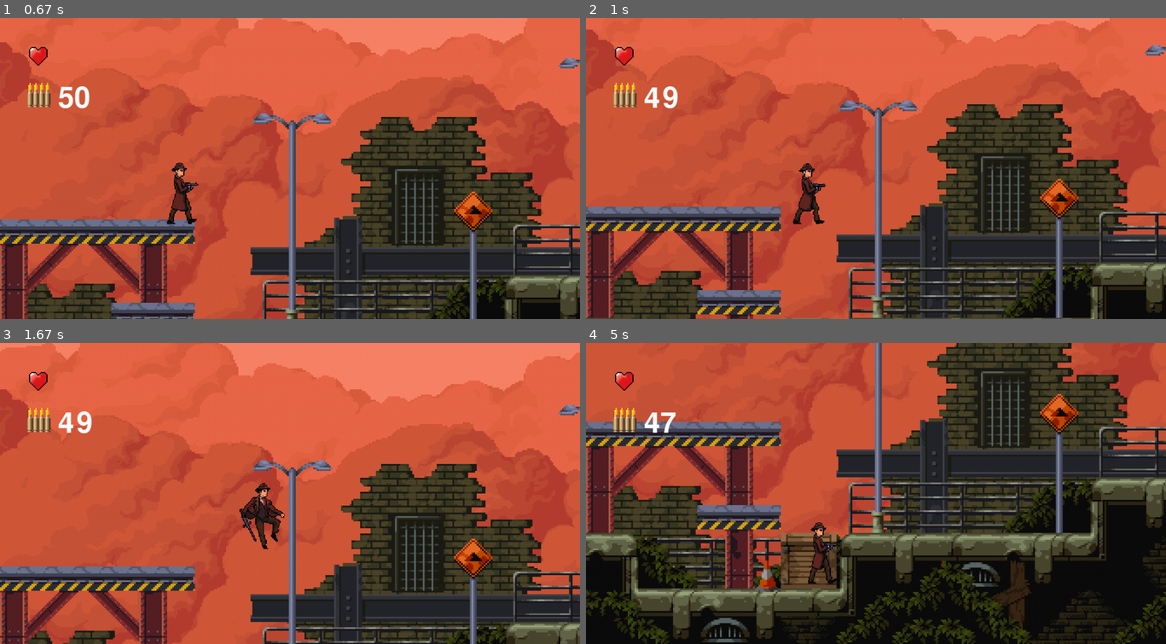
Above: before the commit, frames 1-4 (two rows, left to right).
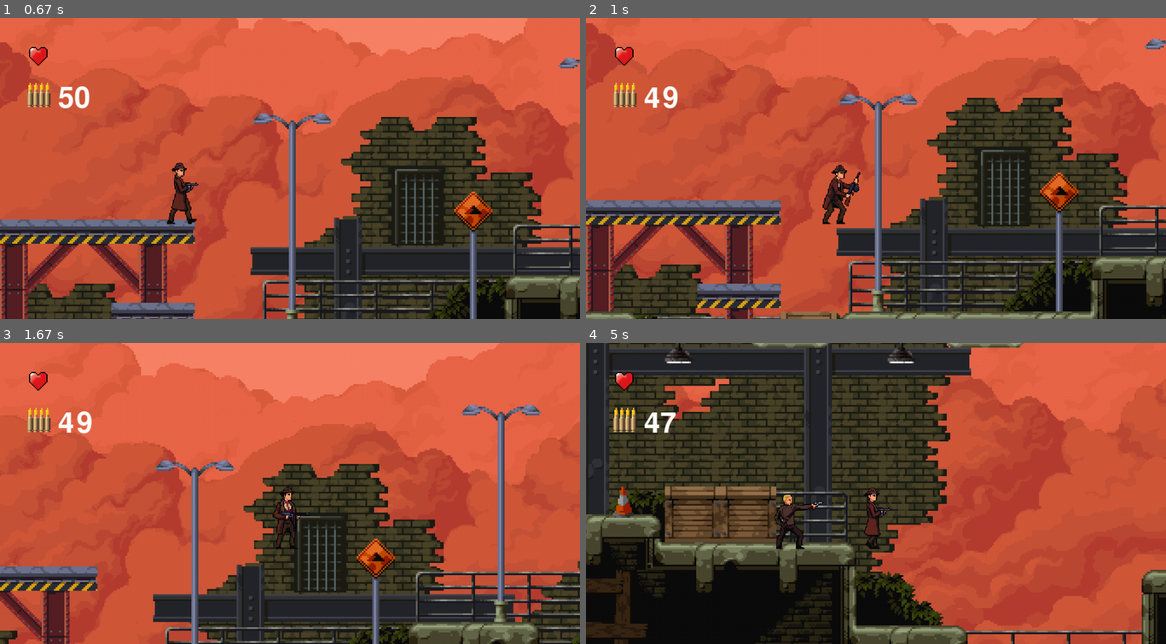
Above: after the commit, the same moments.

Repository: lucas-agnoletto/PyGame
Game: pygame game, started from jogo2.py
Two runs of this game, one before a commit and one after it. Both use one fixed random seed, a clock stepped at 60 frames per second and the inputs below.
Inputs:
- Up to frame 1 (0.67 s): hold J from 0.33 s (still down); hold D from 0.33 s (still down)
- Up to frame 2 (1 s): release J at 0.8 s; release D at 0.8 s; hold D from 0.83 s (still down); tap J at 0.9 s; tap Space at 0.98 s
- Up to frame 3 (1.67 s): tap J at 1.2, 1.4 s; release D at 1.3 s; hold W 1.33-1.63 s
- Up to frame 4 (5 s): hold D 1.67-2.13 s; tap J at 1.73, 2.03, 2.23, 2.53, 2.8, 3.1, 3.23, 3.63, 3.93, 4.3, 4.6, 4.8 s; hold A 2.17-2.7 s; tap Space at 2.32, 3.72 s; hold A 2.73-3.13 s; hold W 3.17-3.53 s; hold D 3.57-4.2 s; hold A 4.23-4.7 s; hold D from 4.73 s (still down)

Frame 1 is identical in both runs. In frame 2, 24% of the frame differs, in the area x 0-100%, y 0-100%; in frame 3, 43%; in frame 4, 87%.

Commit message:
implementaçao do inimigo1 completa, adicao de ataque corporal ao player

Diff:
--- a/assets.py
+++ b/assets.py
@@ -25,6 +25,23 @@
     return sprites
 def load_assets():
     assets = {}
+    # Fundo ajustes
+    fundo = pygame.image.load('assets/img/fundo.png').convert_alpha()
+    fundo_larg = int(fundo.get_width()*3)
+    fundo_alt = int(fundo.get_height()*3)
+    # Background
+    assets['fundo'] = pygame.transform.scale(fundo,(fundo_larg,fundo_alt))
+    # Para interface
+    municao = pygame.image.load('assets/img/Munição(gangster).png').convert_alpha()
+    municao = pygame.transform.scale(municao,(municao.get_width()*2,municao.get_height()*2))
+    assets['munição'] = municao
+    vida = pygame.image.load('assets/img/Vida.png').convert_alpha()
+    vida = pygame.transform.scale(vida,(vida.get_width()*2,vida.get_height()*2))
+    assets['vida'] = vida
+    assets['bullet'] = pygame.image.load('assets/img/Munição(gangster).png').convert_alpha()
+    # Sons
+    assets['shot_sound'] = pygame.mixer.Sound('assets/som/Tiro.ogg')
+    assets['trilha_sonora'] = pygame.mixer.Sound('assets/som/Track06.ogg')
     # ASSETS DO PLAYER:
     # Carrega e corta sprites
     personagem = pygame.image.load('assets/img/Gangster.png').convert_alpha()
@@ -41,7 +58,8 @@
     recarga = load_spritesheet(recarga,1,17)
     morto = pygame.image.load('assets/img/Gangster(morto).png').convert_alpha()
     morto = load_spritesheet(morto,1,5)
-
+    porrada = pygame.image.load('assets/img/Gangster(porrada).png').convert_alpha()
+    porrada = load_spritesheet(porrada,1,3)
     # Define o tamanho do personagem
     escala = 1.5
     nova_largura = int(personagem[0].get_width() * escala)
@@ -66,6 +84,8 @@
     # Recarga
     for i in range(len(recarga)):
         recarga[i] = pygame.transform.scale(recarga[i], (nova_largura, nova_altura))
+    for i in range(len(porrada)):
+        porrada[i] = pygame.transform.scale(porrada[i], (nova_largura, nova_altura))
 
     # Listas estados para animação
     assets['andar'] = andar
@@ -76,34 +96,21 @@
     assets['ferido'] = ferido
     assets['recarga'] = recarga
     assets['morto'] = morto
-    # Fundo ajustes
-    fundo = pygame.image.load('assets/img/fundo.png').convert_alpha()
-    fundo_larg = int(fundo.get_width()*3)
-    fundo_alt = int(fundo.get_height()*3)
-    # Background
-    assets['fundo'] = pygame.transform.scale(fundo,(fundo_larg,fundo_alt))
-    # Para interface
-    municao = pygame.image.load('assets/img/Munição(gangster).png').convert_alpha()
-    municao = pygame.transform.scale(municao,(municao.get_width()*2,municao.get_height()*2))
-    assets['munição'] = municao
-    vida = pygame.image.load('assets/img/Vida.png').convert_alpha()
-    vida = pygame.transform.scale(vida,(vida.get_width()*2,vida.get_height()*2))
-    assets['vida'] = vida
-    assets['bullet'] = pygame.image.load('assets/img/Munição(gangster).png').convert_alpha()
-    # Sons
-    assets['shot_sound'] = pygame.mixer.Sound('assets/som/Tiro.ogg')
-    assets['trilha_sonora'] = pygame.mixer.Sound('assets/som/Track06.ogg')
+    assets['porrada'] = porrada
 
     # ASSETS DO INIMIGO1:
     # carregando os assets
     inimigo1 = pygame.image.load('assets/img/Inimigo1.png').convert_alpha()
-    inimigo1 = load_spritesheet(inimigo1,1,12)
+    inimigo1 = load_spritesheet(inimigo1,1,7)
     ata_inimigo1 = pygame.image.load('assets/img/Inimigo1(ataque).png').convert_alpha()
-    ata_inimigo1 = load_spritesheet(ata_inimigo1,1,6)
+    ata_inimigo1 = load_spritesheet(ata_inimigo1,1,12)
+    ata2_inimigo1 = pygame.image.load('assets/img/Inimigo1(porrada).png').convert_alpha()
+    ata2_inimigo1 = load_spritesheet(ata2_inimigo1,1,5)
     hurt_inimigo1 = pygame.image.load('assets/img/Inimigo1(machucado).png').convert_alpha()
     hurt_inimigo1 = load_spritesheet(hurt_inimigo1,1,4)
     morto_inimigo1 = pygame.image.load('assets/img/Inimigo1(morto).png').convert_alpha()
     morto_inimigo1 = load_spritesheet(morto_inimigo1,1,5)
+
 
      # Define o tamanho do inimigo
     escala = 1.5
@@ -119,10 +126,13 @@
         hurt_inimigo1[i] = pygame.transform.scale(hurt_inimigo1[i], (nova_largura, nova_altura))
     for i in range(len(morto_inimigo1)):
         morto_inimigo1[i] = pygame.transform.scale(morto_inimigo1[i], (nova_largura, nova_altura))
+    for i in range(len(ata2_inimigo1)):
+        ata2_inimigo1[i] = pygame.transform.scale(ata2_inimigo1[i], (nova_largura, nova_altura))
 
     # Adicionando
     assets['inimigo1'] = inimigo1
     assets['ata_inimigo1'] = ata_inimigo1
     assets['hurt_e1'] = hurt_inimigo1
     assets['morto_e1'] = morto_inimigo1
+    assets['ata2_inimigo1'] = ata2_inimigo1
     return assets
--- a/jogo2.py
+++ b/jogo2.py
@@ -29,11 +29,14 @@
 HURT = 8
 STOP_SHOOTING = 9
 DEAD = 10
+CORONHADA = 11
+
 # num da animaçoes do inimigo1
 STILL_E1 = 0
 SHOT_E1 = 1
 HURT_E1 = 2
 DEAD_E1 = 3
+PUNCH_E1 = 4
 # Medidas do background
 larg_fundo = assets['fundo'].get_width()
 alt_fundo = assets['fundo'].get_height()
@@ -63,14 +66,16 @@
         #Animações inimigo1
         self.animations = {
             STILL_E1: assets['inimigo1'][0:],
-            SHOT_E1: assets['ata_inimigo1'][0:],
+            SHOT_E1: assets['ata_inimigo1'][5:],
             HURT_E1: assets['hurt_e1'][0:],
-            DEAD_E1: assets['morto_e1'][0:]
+            DEAD_E1: assets['morto_e1'][0:],
+            PUNCH_E1: assets['ata2_inimigo1'][0:]
         }
         self.state = STILL_E1
         self.animation = self.animations[self.state]
         self.frame = 0
         self.image = self.animation[self.frame]
+
         self.mask = pygame.mask.from_surface(self.image)
         self.rect = self.mask.get_rect()
         self.rect.centerx = 1900
@@ -79,7 +84,7 @@
         self.speedy = 0
         self.assets = assets
         self.last_update = pygame.time.get_ticks()
-        self.p_distance = self.rect.centerx - player.rect.centerx
+        self.p_distance = self.rect.centerx + 60 - player.rect.centerx
 
 
         self.animation_ticks = {
@@ -87,15 +92,17 @@
                 SHOT_E1: 100,
                 HURT_E1: 100,
                 DEAD_E1: 100,
+                PUNCH_E1: 100
                 }
 
     def update(self):
         # Gravidade
         self.speedy += GRAVIDADE
         now = pygame.time.get_ticks()
-
-        self.last_update = pygame.time.get_ticks()
-
+        self.rect.x += self.speedx
+
+
+        self.p_distance = self.rect.centerx - player.rect.centerx
         # Verifica quantos ticks se passaram desde a ultima mudança de frame.
         elapsed_ticks = now - self.last_update
         self.frame_ticks = self.animation_ticks.get(self.state, 200)
@@ -118,17 +125,34 @@
 
             # Obtém o quadro da animação atual
         self.image = self.animation[self.frame]
-
+        # Colisão
         for bloco in platforms_horizont:
             if pygame.sprite.collide_mask(self, bloco):
                 if self.speedy > 0:
                     self.speedy = 0
 
-        if self.p_distance <= 500:
+        # Atira se o player se aproxima e flipa a imagem se estiver do outro lado
+
+        if -60 < self.p_distance <= 300:
             self.state = SHOT_E1
-            print('atire')
+            self.image = pygame.transform.flip(self.image, True, False)
+
+
+        elif  -300 <= self.p_distance < -156:
+            self.state = SHOT_E1
+
+
+        elif -108 < self.p_distance <= -60:
+            self.image = pygame.transform.flip(self.image, True, False)
+            self.state = PUNCH_E1
+
+        elif -108 >= self.p_distance > -156:
+            self.state = PUNCH_E1
+
         else:
             self.state = STILL_E1
+
+
 # Classe jogador
 class Player(pygame.sprite.Sprite):
     def __init__(self,assets):
@@ -145,8 +169,8 @@
             LANDING: assets['pular'][8:],
             RELOAD: assets['recarga'][0:18],
             HURT: assets['ferido'][0:5],
-            STOP_SHOOTING: assets['stop_shot'][0:]
-
+            STOP_SHOOTING: assets['stop_shot'][0:],
+            CORONHADA: assets['porrada'][0:]
         }
         self.municao = 50
         self.recarga = False
@@ -182,7 +206,8 @@
                 HURT: 200,
                 FALLING: 500,
                 LANDING: 10,
-                STOP_SHOOTING:100
+                STOP_SHOOTING:100,
+                CORONHADA: 50
 
                 }
 
@@ -345,6 +370,8 @@
                 player.direction = False
             if event.key == pygame.K_w:
                 player.jump()
+            if event.key == pygame.K_j:
+                player.state = CORONHADA
 
 
         # Verifica se soltou alguma tecla.
@@ -360,6 +387,9 @@
                 player.state = STILL
             if event.key == pygame.K_SPACE:
                 player.state = STILL
+            if event.key == pygame.K_j:
+                player.state = STILL
+
         if key[pygame.K_SPACE]:
             player.shot()
         #     player.speedx = 0
Binary file added: assets/img/Gangster(porrada).png
Binary file added: assets/img/Inimigo1(porrada).png
